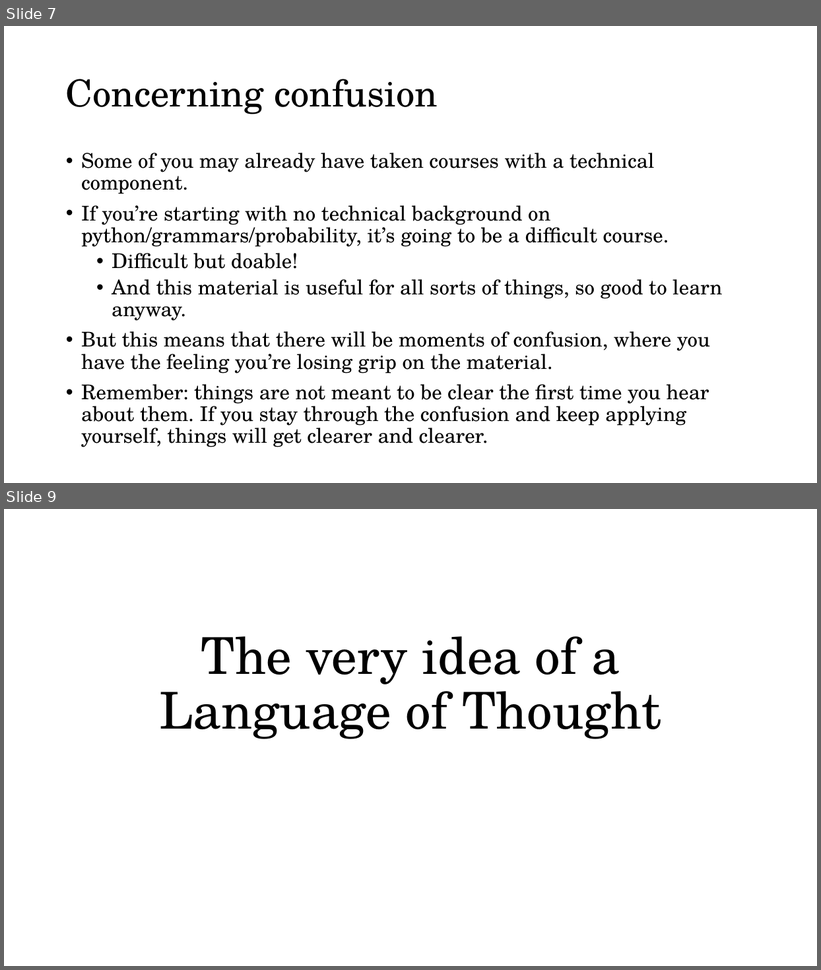
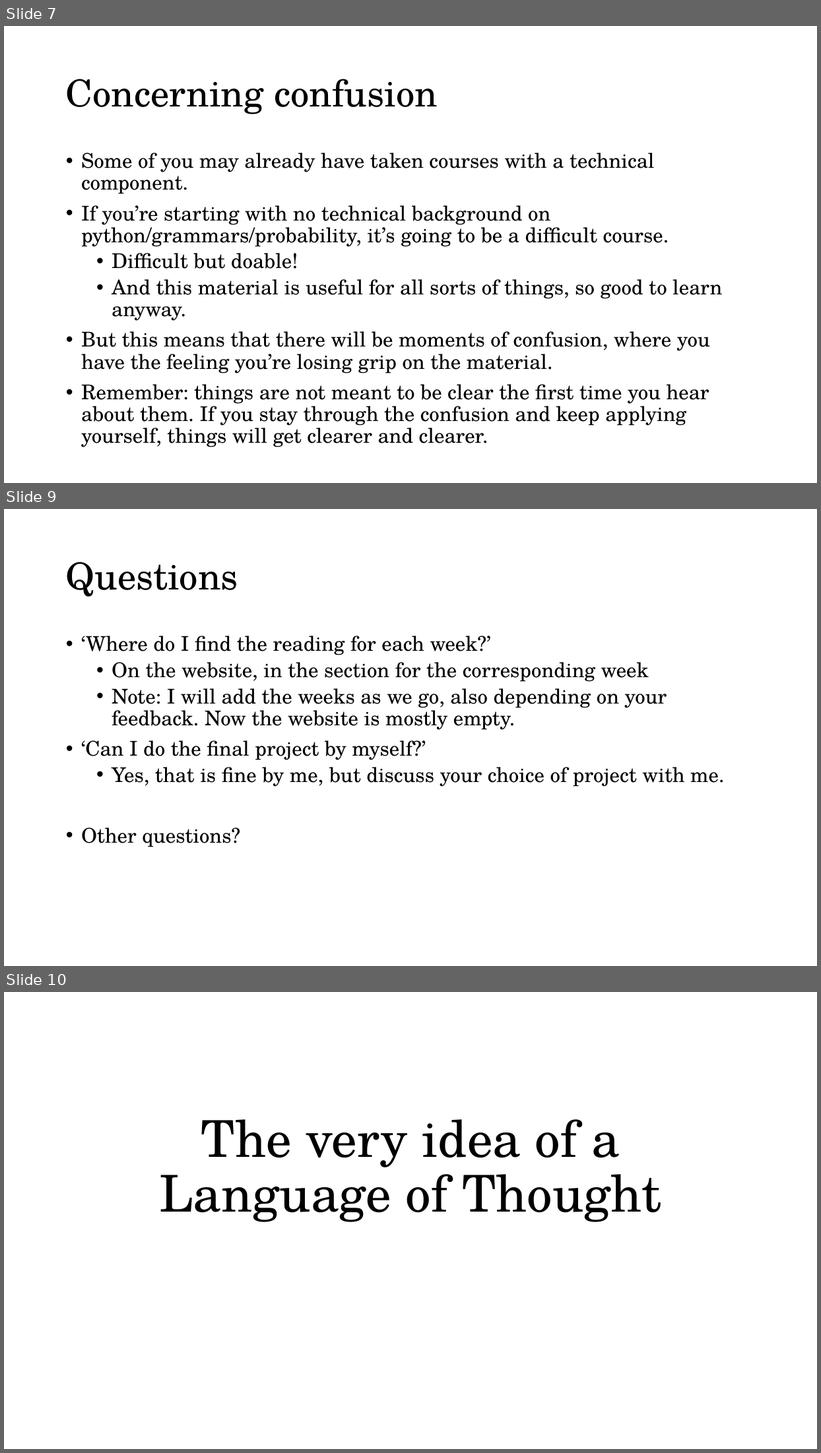
Before and after one commit to thelogicalgrammar/pLoT_course, a slide deck: book/lectures/1_introduction.pptx. Shown one above the other, each under a label of ours: slides 7 and 9 before the commit, slides 7, 9 and 10 after it; the slides between them are not shown. The pictures are 821x970 and 821x1453 pixels, drawn with LibreOffice and Linux fonts; fonts in the diff are those of the drawing; background and template pictures are left out. Boxes give left, top, right and bottom in pixels: in the first picture for what was removed or moved away, otherwise in the second. Text is boxed around its words. In the diff, an @@ line names an element or a change of style, - is before the commit and + after.

Commit message:
Update website

```diff
--- a/book/lectures/1_introduction.pptx
+++ b/book/lectures/1_introduction.pptx
@@ slide 9 added at bbox=[4, 509, 817, 966], background #FFFFFF @@
@@ title added at bbox=[66, 562, 238, 597], 44 pt, text #000000 @@
+Questions
@@ text added at bbox=[81, 636, 724, 848], 24 pt, text #000000 @@
+• ‘Where do I find the reading for each week?’
+  • On the website, in the section for the corresponding week
+  • Note: I will add the weeks as we go, also depending on your feedback. Now the website is mostly empty.
+• ‘Can I do the final project by myself?’
+  • Yes, that is fine by me, but discuss your choice of project with me.
+• Other questions?
@@ what was slide 9 is now slide 10 @@
```
Also in this commit, not shown: 7 slides changed, 2 other slides added, 1 slide removed, 29 other files.
